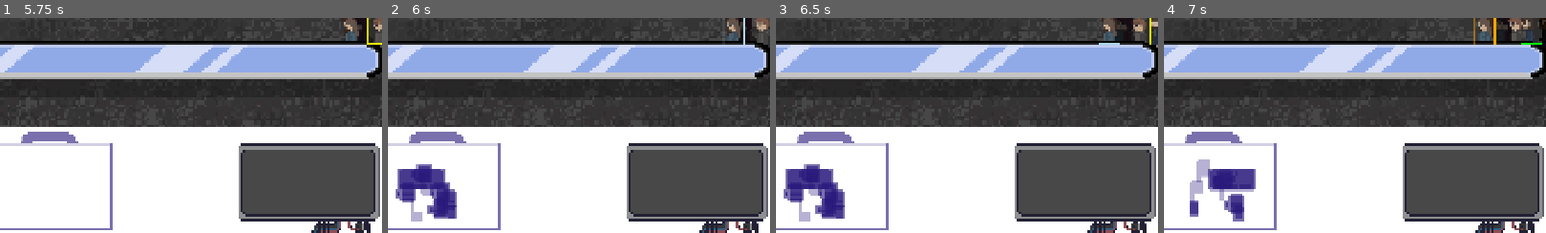
Above: before the commit, frames 1-4 (left to right).
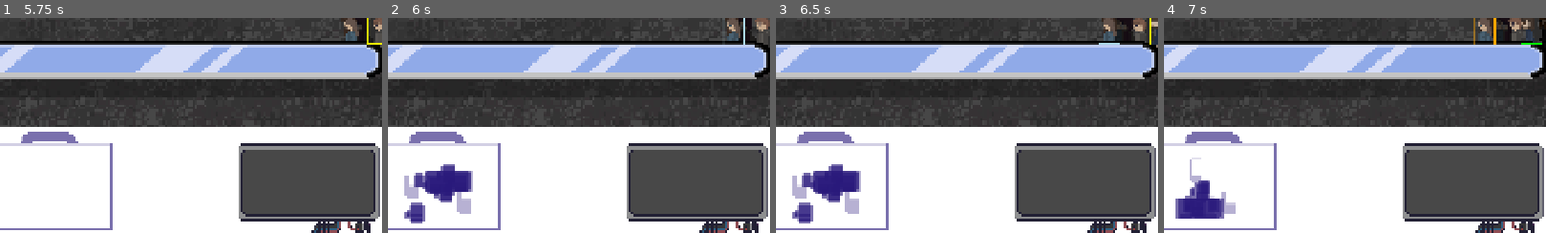
Above: after the commit, the same moments.

Repository: meowzyness/gayjam
Game: Godot game, scene res://Scenes/main_menu.tscn
Two runs of this game, one before a commit and one after it. Both use one fixed random seed, a clock stepped at 60 frames per second and the inputs below.
Inputs (mouse positions are % of the whole screen's width and height, from its top left):
- Up to frame 1 (5.75 s): click "Начать" at 0.5 s; click "Отправить на досмотр" at 1.25 s; click "Задержать" at 2 s; click "Отправить на досмотр" at 2.75 s; click "Задержать" at 3.5 s; click "Отправить на досмотр" at 4.25 s; click "Задержать" at 5 s
- Up to frame 2 (6 s): move the mouse to (71, 52) at 5.77 s; click (71, 52) at 5.92 s
- Up to frame 3 (6.5 s): no input
- Up to frame 4 (7 s): move the mouse to (70, 52) at 6.52 s; click (70, 52) at 6.67 s
The pictures show only the part of the screen within x 24-74%, y 50-100%; the shares and areas given below are measured in that part.

Frame 1 is identical in both runs. In frame 2, 3.6% of the frame differs, in the area x 2-23%, y 68-96%; in frame 3, 3.6%; in frame 4, 3.9%, in the area x 3-24%, y 64-95%.
Error in both runs: Invalid access to property or key 'personality' on a base object of type 'Nil'. (res://Scripts/UI.gd:74)

Commit message:
hot_fix_baggage

Diff:
--- a/Scripts/scanner.gd
+++ b/Scripts/scanner.gd
@@ -13,12 +13,12 @@
 	var bounds := bounds_shape.shape as RectangleShape2D
 	var bounds_half := bounds.size / 2.0
 
-	for texture in item_textures:
-		texture = texture as Texture
-		if texture == null:
+	for i in range(len(item_textures)):
+		item_textures[i] = item_textures[i] as Texture
+		if item_textures[i] == null:
 			continue
 
-		var texture_size = texture.get_size()
+		var texture_size = item_textures[i].get_size()
 
 		var fit_scale := minf(
 			max_scale,
@@ -30,11 +30,11 @@
 		var max_pos = bounds_half - half_sprite_size
 
 		var sprite := Sprite2D.new()
-		sprite.texture = texture
+		sprite.texture = item_textures[i]
 		sprite.scale = Vector2.ONE * fit_scale
 
 		bounds_shape.add_child(sprite)
 		sprite.position = bounds_shape.position + Vector2(
-			randf_range(min_pos.x, max_pos.x),
-			randf_range(min_pos.y, max_pos.y)
+			(max_pos.x - min_pos.x) * t.personality.baggage_x[i] + min_pos.x,
+			(max_pos.y - min_pos.y) * t.personality.baggage_y[i] + min_pos.y
 		)
